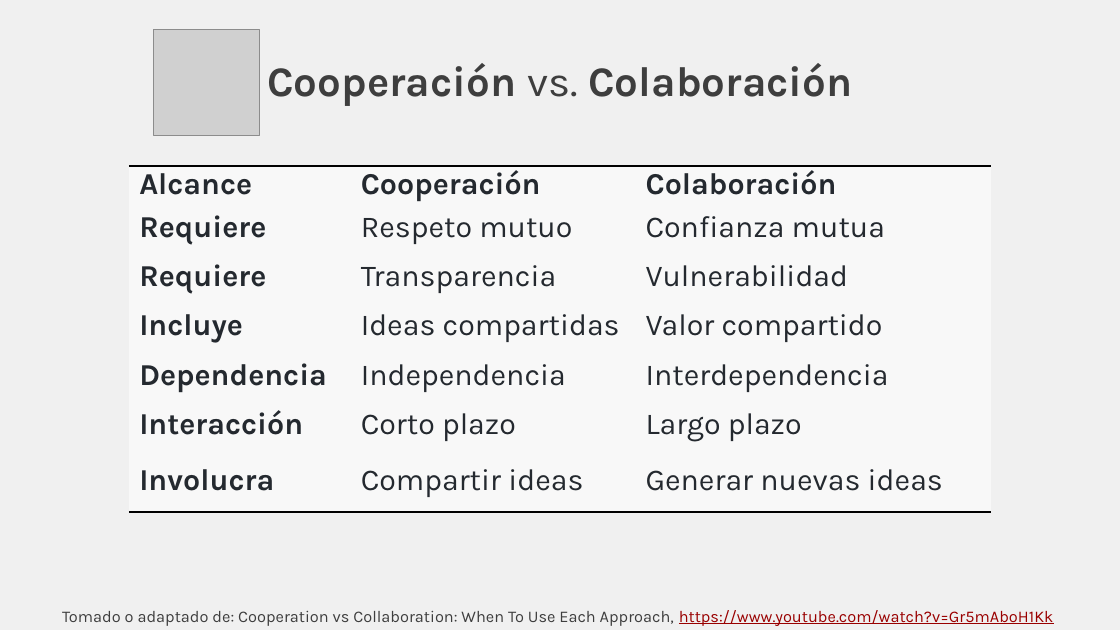
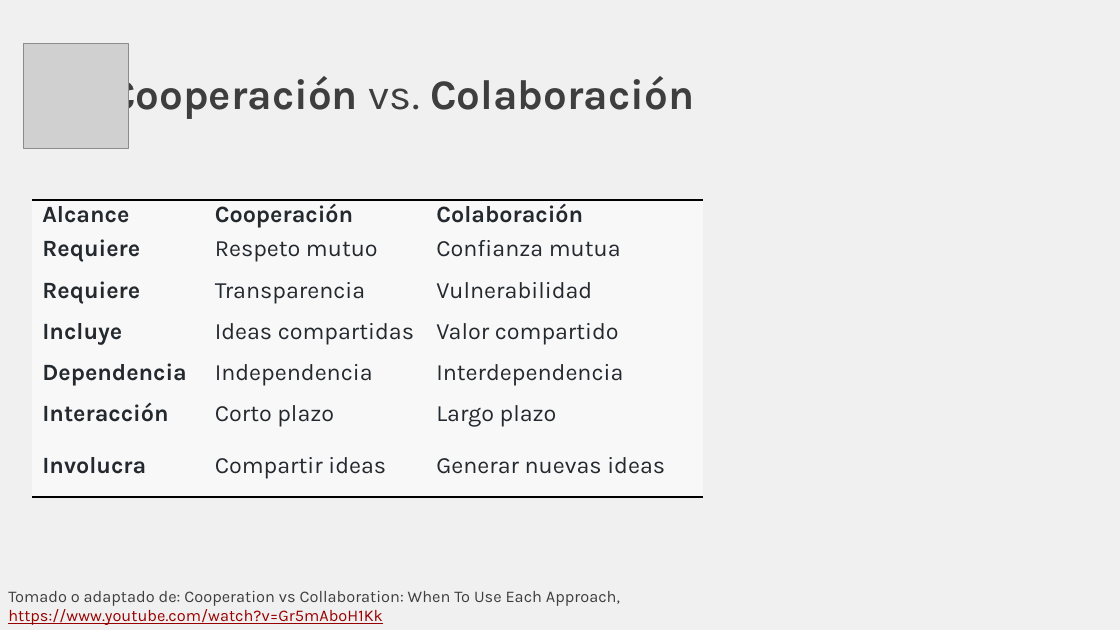
Before and after one commit to rcfdtools/R.TeachingResearchGuide, a slide deck: slide 6 of Section01/Section01.pptx. Drawn at 1120x630 pixels with LibreOffice and Linux fonts; fonts in the diff are those of the drawing; grey boxes stand for pictures. Boxes give left, top, right and bottom in pixels: in the first picture for what was removed or moved away, otherwise in the second. Text is boxed around its words. In the diff, an @@ line names an element or a change of style, - is before the commit and + after.

```diff
--- a/Section01/Section01.pptx
+++ b/Section01/Section01.pptx
@@ title "Cooperación vs. Colaboración": place and size @@
-title "Cooperación vs. Colaboración" at [267, 63, 852, 106]
+title "Cooperación vs. Colaboración" at [109, 71, 694, 120]
@@ title "Cooperación vs. Colaboración" at [109, 71, 694, 120]: alignment centre to right @@
@@ picture: place and size @@
-picture at [154, 29, 259, 134]
+picture at [24, 44, 129, 149]
@@ table at [32, 200, 703, 501] @@
@@ size 26 to 20 pt @@
@@ table: place and size @@
-table at [129, 166, 991, 517]
+table at [32, 200, 703, 501]
@@ text "Tomado o adaptado de: Cooperation ...": place and size @@
-text "Tomado o adaptado de: Cooperation ..." at [62, 610, 1054, 626]
+text "Tomado o adaptado de: Cooperation ..." at [8, 591, 620, 625]
@@ text "Tomado o adaptado de: Cooperation ..." at [8, 591, 620, 625]: alignment centre to left @@
```
Also in this commit, not shown: 22 other slides changed, 1 slide added, 1 slide removed, 6 other files.
